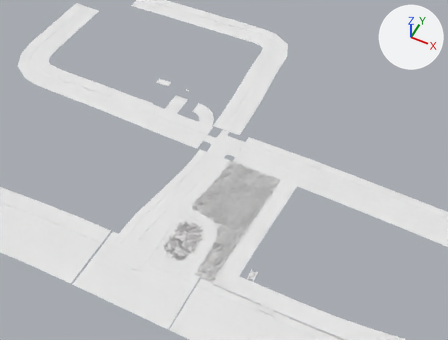
An edit to the Blender file TUTORIAL/scene.blend, drawn before and after from the same camera.
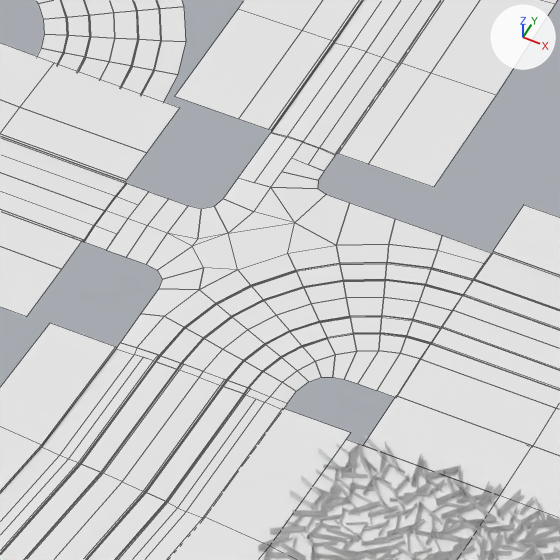
Each version is shown from a 50 mm camera at (11.4, -155.1, 235.8) aimed at (-87.7, 43.2, -12.1), then close up on the part from 43% to 56% of the width and 34% to 51% of the height. Lighting does not change. The marker at upper right points along +X, +Y and +Z. The close-ups show mesh edges as thin lines.

Objects in the first close-up: 'cross01', 'cross01b', 'grass00', 'grass00_', 'rail_corner00', 'road01', 'road02', 'road03', 'road04', 'road05'.
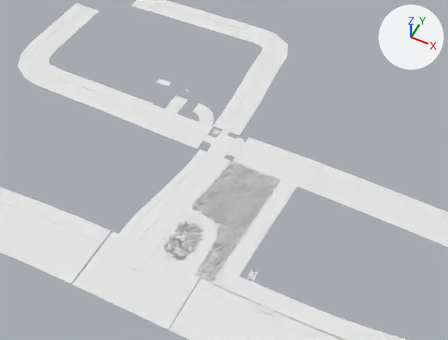
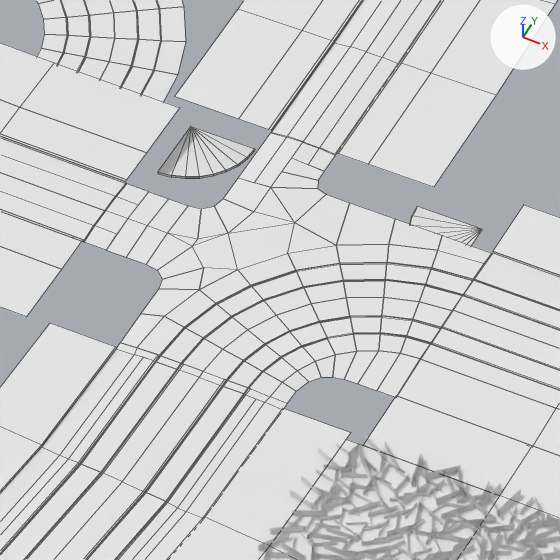
Commit message: * Cross updated.

What changed in the scene script:
```text
Add me_plane_014:
    me_plane_014.from_pydata(...)  # 70 vertices, 32 faces; spans x -34.7..-16.7, y 33.7..37.7, z -0.3..-0.1
    me_plane_014.polygons.foreach_set('use_smooth', [True] * 32)
    me_plane_014.materials.append(mat_pavement)  # its picture is missing
Add ob_cross02_001:
    ob_cross02_001 = bpy.data.objects.new('cross02.001', me_plane_014)
    ob_cross02_001.location = (-66.24, 20.12, 0.0)
```

Changed parts and their boxes [x1, y1, x2, y2] in the close-ups (560 x 560 px):
'cross02.001', added: after [158, 127, 482, 246]
